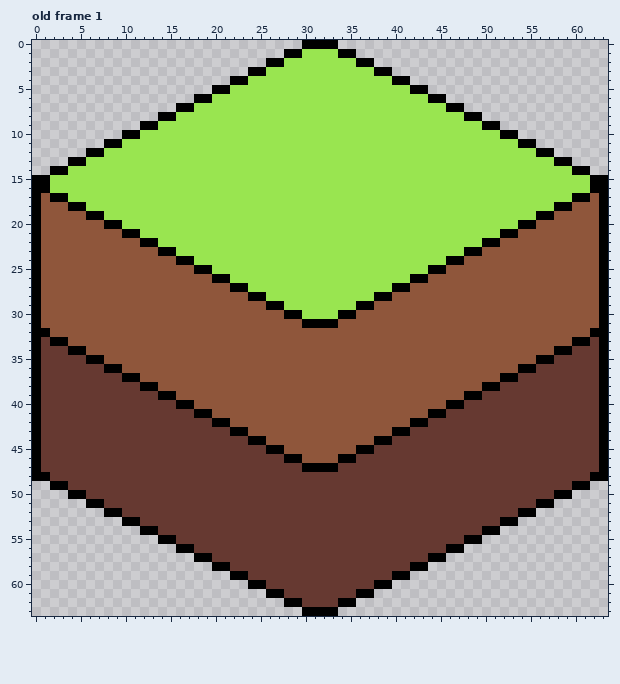
Two versions of one pixel-art file, assets/tileset.aseprite. The picture above is the old version.
64x64 pixels, 3 frames. Shown: old frame 1. The commit also changed other frames, which this record leaves out.
After:
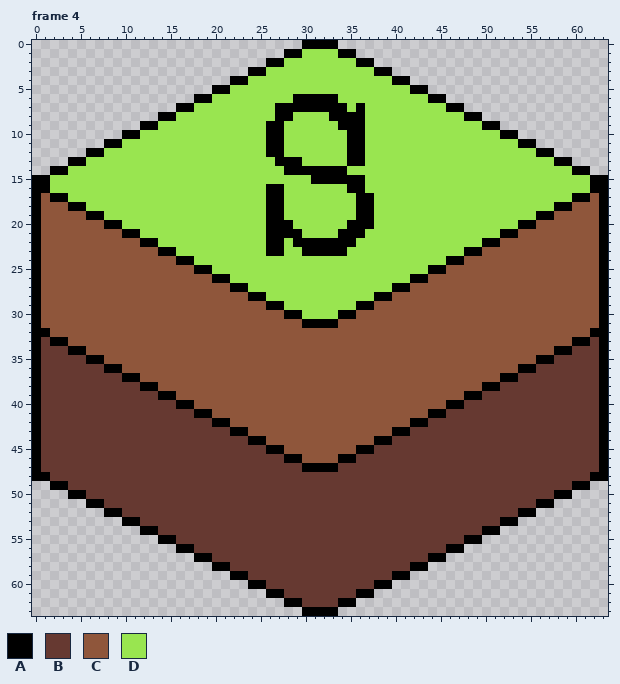
Palette (. is transparent): A #000000  B #663931  C #8f563b  D #99e550
A new or re-ordered frame is compared with the old frame closest to it.
What changed:
frames 3 -> 5
--- frame 4 is new; against old frame 1
@@ x 24..39 @@
  5 DDDDDDDDDDDDDDDD
- 6 DDDDDDDDDDDDDDDD
- 7 DDDDDDDDDDDDDDDD
- 8 DDDDDDDDDDDDDDDD
- 9 DDDDDDDDDDDDDDDD
-10 DDDDDDDDDDDDDDDD
-11 DDDDDDDDDDDDDDDD
-12 DDDDDDDDDDDDDDDD
-13 DDDDDDDDDDDDDDDD
-14 DDDDDDDDDDDDDDDD
-15 DDDDDDDDDDDDDDDD
-16 DDDDDDDDDDDDDDDD
-17 DDDDDDDDDDDDDDDD
-18 DDDDDDDDDDDDDDDD
-19 DDDDDDDDDDDDDDDD
-20 DDDDDDDDDDDDDDDD
-21 DDDDDDDDDDDDDDDD
-22 DDDDDDDDDDDDDDDD
-23 DDDDDDDDDDDDDDDD
+ 6 DDDDDAAAAADDDDDD
+ 7 DDDAAAAAAAADADDD
+ 8 DDDAADDDDAAAADDD
+ 9 DDAADDDDDDAAADDD
+10 DDAADDDDDDDAADDD
+11 DDAADDDDDDDAADDD
+12 DDAADDDDDDDAADDD
+13 DDDAAADDDDDAADDD
+14 DDDDAAAAAAADDDDD
+15 DDDDDDDAAAAAADDD
+16 DDAADDDDDDDAADDD
+17 DDAADDDDDDDDAADD
+18 DDAADDDDDDDDAADD
+19 DDAADDDDDDDDAADD
+20 DDAAADDDDDDAAADD
+21 DDAAAADDDDAAADDD
+22 DDAADAAAAAAADDDD
+23 DDAADDAAAAADDDDD
 24 DDDDDDDDDDDDDDDD
Pixel boxes of the changes (left, top, right, bottom) in both pictures:
changed: (266, 94, 374, 256)
